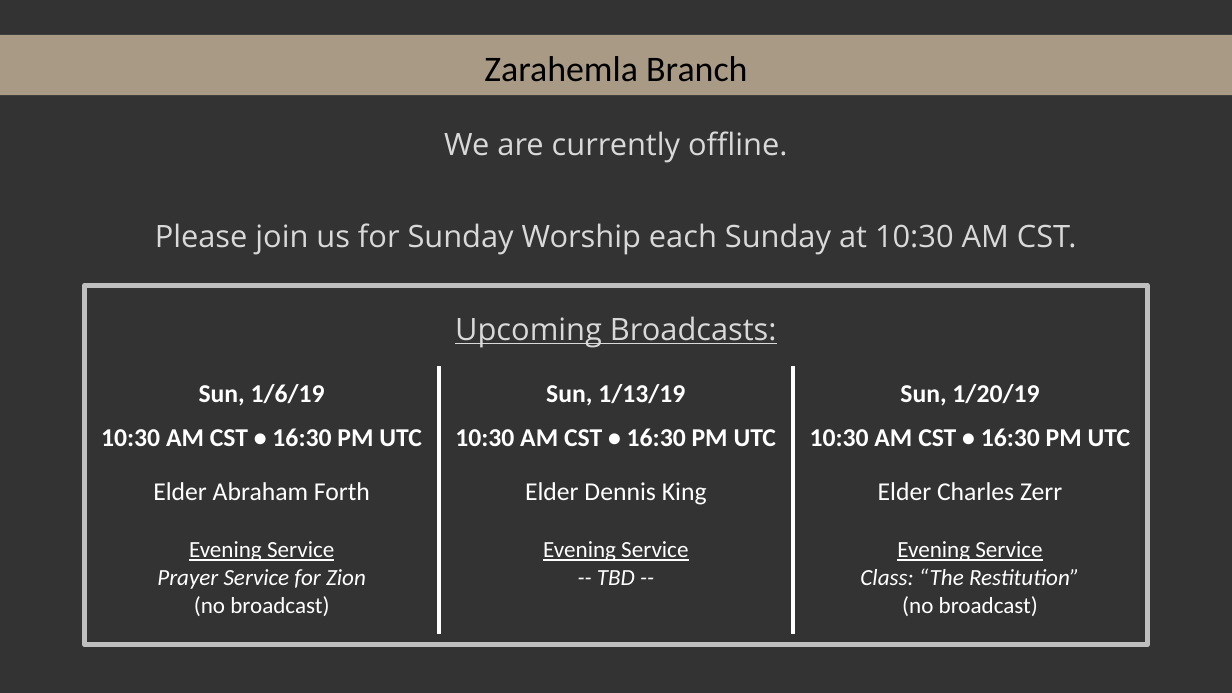
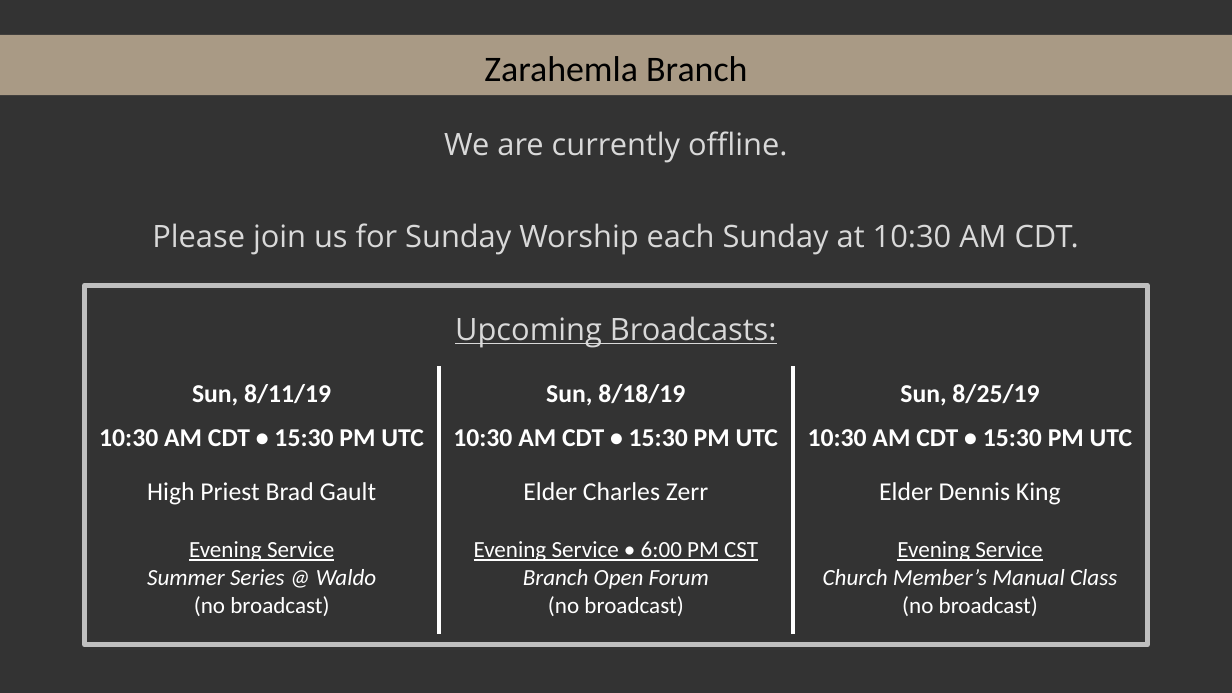
Before and after one commit to kevinmcmilian/ZarahemlaHymnPPTs, a slide deck: slide 1 of Offline Slide.pptx. Drawn at 1232x693 pixels with LibreOffice and Linux fonts; fonts in the diff are those of the drawing; background and template pictures are left out. Boxes give left, top, right and bottom in pixels: in the first picture for what was removed or moved away, otherwise in the second. Text is boxed around its words. In the diff, an @@ line names an element or a change of style, - is before the commit and + after.

```diff
--- a/Offline Slide.pptx
+++ b/Offline Slide.pptx
@@ text at bbox=[152, 223, 1079, 255]: text changed @@
-Please join us for Sunday Worship each Sunday at 10:30 AM CST.
+Please join us for Sunday Worship each Sunday at 10:30 AM CDT.
@@ table at bbox=[85, 366, 1147, 631] @@
-row 1: Sun, 1/6/19 | Sun, 1/13/19 | Sun, 1/20/19
+row 1: Sun, 8/11/19 | Sun, 8/18/19 | Sun, 8/25/19
-row 2: 10:30 AM CST • 16:30 PM UTC | 10:30 AM CST • 16:30 PM UTC | 10:30 AM CST • 16:30 PM UTC
+row 2: 10:30 AM CDT • 15:30 PM UTC | 10:30 AM CDT • 15:30 PM UTC | 10:30 AM CDT • 15:30 PM UTC
-row 3: Elder Abraham Forth / Evening Service / Prayer Service for Zion / (no broadcast) | Elder Dennis King / Evening Service / -- TBD -- | Elder Charles Zerr / Evening Service / Class: “The Restitution” / (no broadcast)
+row 3: High Priest Brad Gault / Evening Service / Summer Series @ Waldo / (no broadcast) | Elder Charles Zerr / Evening Service • 6:00 PM CST / Branch Open Forum / (no broadcast) | Elder Dennis King / Evening Service / Church Member’s Manual Class / (no broadcast)
```
Also in this commit, not shown: 1 slide added, 5 other files.
